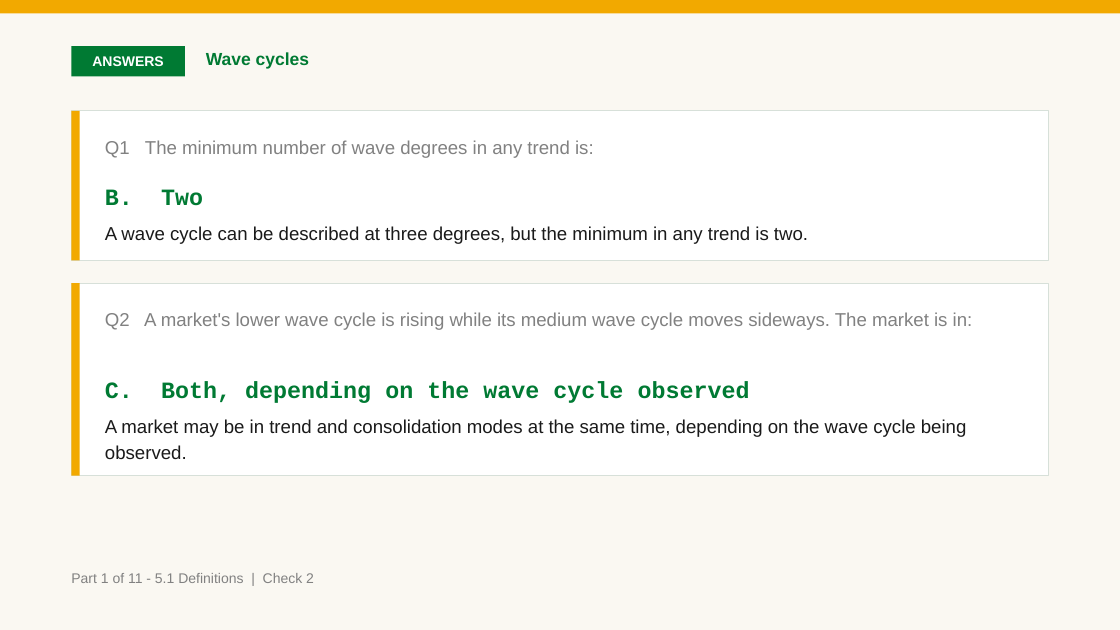
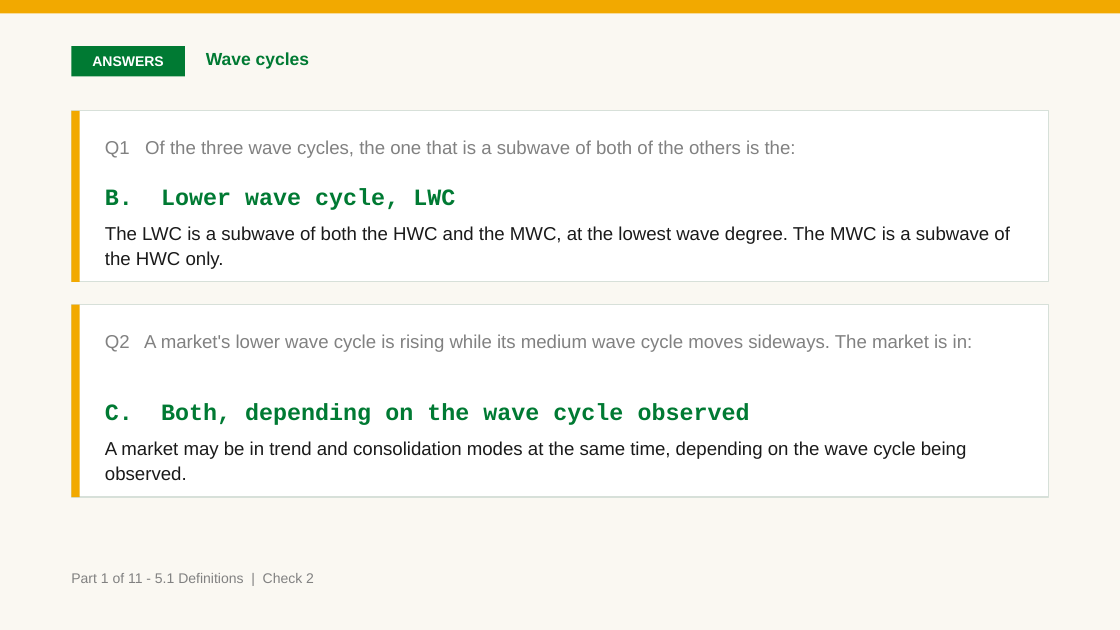
Before and after one commit to benjiesotelo-sudo/Telos_FIN1209, a slide deck: slide 16 of chapter-05/FIN1209-Chapter-05.pptx (slide 15 before the commit). Drawn at 1120x630 pixels with LibreOffice and Linux fonts; fonts in the diff are those of the drawing. Boxes give left, top, right and bottom in pixels: in the first picture for what was removed or moved away, otherwise in the second. Text is boxed around its words. In the diff, an @@ line names an element or a change of style, - is before the commit and + after.

Commit message:
Teach wave degrees before Chapter 5's slides lean on them
The instructor's review of the second build: from the wave cycle term
onward the slides could not be followed, because they spoke of wave degrees
and no slide had said what one is, and the check there asked for things the
slides had not discussed. The whole idea had sat in the formal row of one
term slide.

- A new slide comes before the term, Waves inside waves: cycles and
  degrees, with a chart of our own beside it: one wave alone, then with its
  subwaves, then with theirs. The book defines neither wave cycle nor wave
  degree in a sentence, and the slide says its reading comes from the
  book's figures and its words larger, smaller and subwave.
- The term slide, the two slides after it and the breakout slide are
  reworded to read from their own figures. Check 2 now asks which wave
  cycle is a subwave of both others; both its answers are slide text.
- The whole deck was audited for a word used before it is taught. Where one
  arrives ahead of its section the slide now names the section: stoploss,
  stopsizing, wave amplitude, stopsize. Where the book never explains it
  the slide says so: typical price, %K, pip, backtest, risk of ruin. Three
  wrong options in Checks 9, 10 and 15 named something taught later.
- All 42 check items were traced again to slide text that comes before
  them.

The chart needed a twenty seventh letter, so deckkit now letters a chart AA
after Z. Chapters 1 to 4 were rebuilt and their decks are byte identical.

139 slides, was 138. 246 minutes at the calibrated rate, was 245. No pair
slide is set below 17 point, as before. TEMPLATE.md carries the rule as the
fourth under the new-term marker.

```diff
--- a/chapter-05/FIN1209-Chapter-05.pptx
+++ b/chapter-05/FIN1209-Chapter-05.pptx
@@ rectangle: place and size @@
-rectangle at (71,111,1049,260)
+rectangle at (71,111,1049,282)
@@ rectangle: place and size @@
-rectangle at (71,111,80,260)
+rectangle at (71,111,80,282)
@@ text at (105,140,796,158): text changed @@
-Q1 The minimum number of wave degrees in any trend is:
+Q1 Of the three wave cycles, the one that is a subwave of both of the others is the:
@@ text at (105,188,1010,269): text changed @@
-B. Two
-A wave cycle can be described at three degrees, but the minimum in any trend is two.
+B. Lower wave cycle, LWC
+The LWC is a subwave of both the HWC and the MWC, at the lowest wave degree. The MWC is a subwave of the HWC only.
@@ 2 texts, 2 rectangles: place and size @@
-2 texts, 2 rectangles at (71,283,1049,476)
+2 texts, 2 rectangles at (71,305,1049,497)
```
Also in this commit, not shown: 21 other slides changed, 1 slide added, 7 other files.
